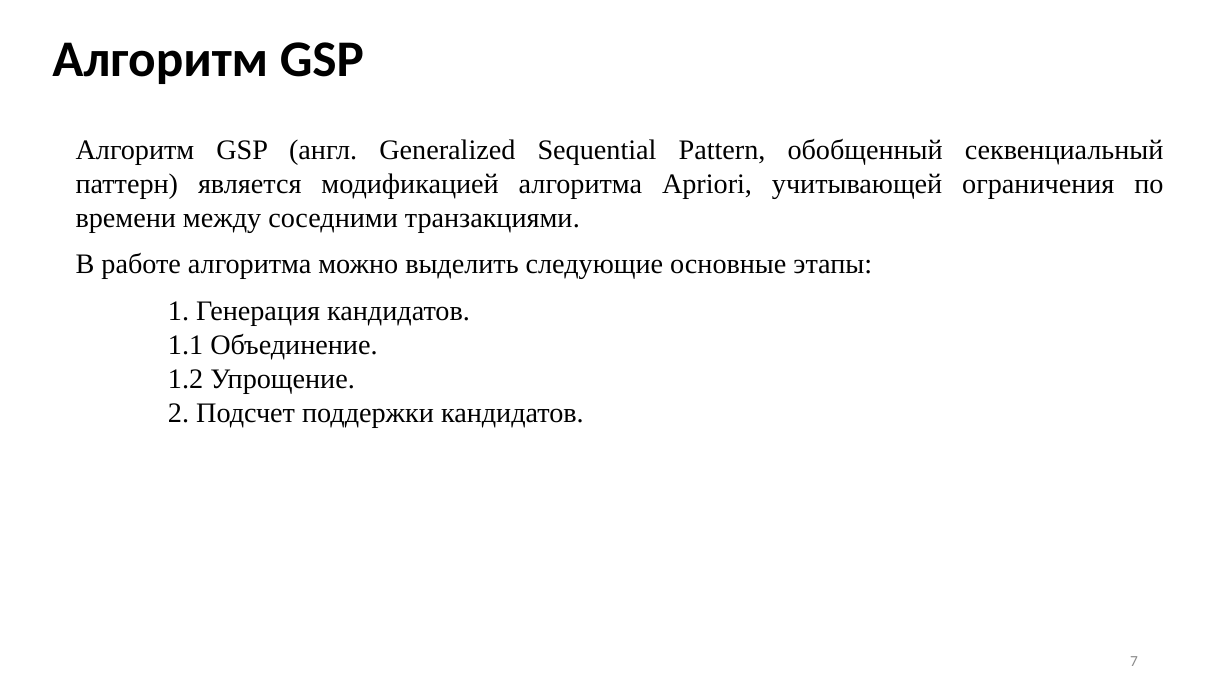
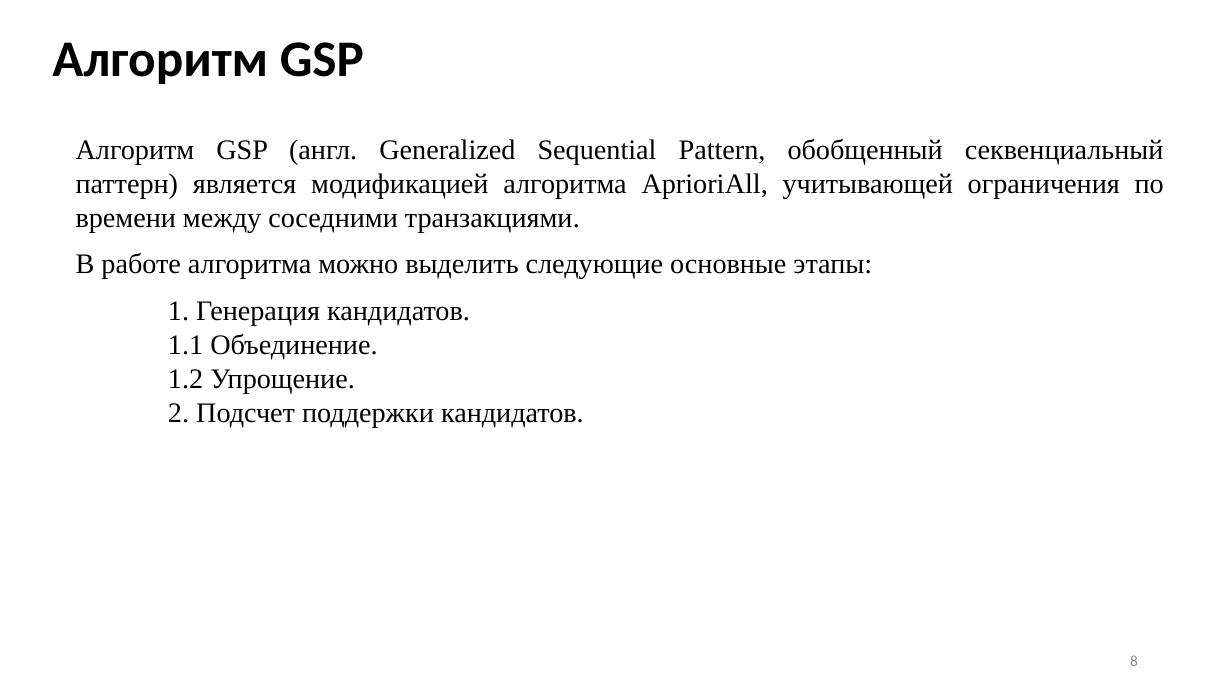
Before and after one commit to Inlucker/7semestr, a slide deck: slide 8 of НИР и ВКР/Презентация/ПронинАС_НИР_презентация.pptx (slide 7 before the commit). Drawn at 1232x693 pixels with LibreOffice and Linux fonts; fonts in the diff are those of the drawing. Boxes give left, top, right and bottom in pixels: in the first picture for what was removed or moved away, otherwise in the second. Text is boxed around its words. In the diff, an @@ line names an element or a change of style, - is before the commit and + after.

```diff
--- a/НИР и ВКР/Презентация/ПронинАС_НИР_презентация.pptx
+++ b/НИР и ВКР/Презентация/ПронинАС_НИР_презентация.pptx
@@ text at <box>76,138,1164,232</box>: text changed @@
-Алгоритм GSP (англ. Generalized Sequential Pattern, обобщенный секвенциальный паттерн) является модификацией алгоритма Apriori, учитывающей ограничения по времени между соседними транзакциями.
+Алгоритм GSP (англ. Generalized Sequential Pattern, обобщенный секвенциальный паттерн) является модификацией алгоритма AprioriAll, учитывающей ограничения по времени между соседними транзакциями.
@@ page number at <box>1130,655,1138,666</box>: text changed @@
-7
+8
```
Also in this commit, not shown: 1 other slide changed, 2 slides added, 1 slide removed, 12 other files.
